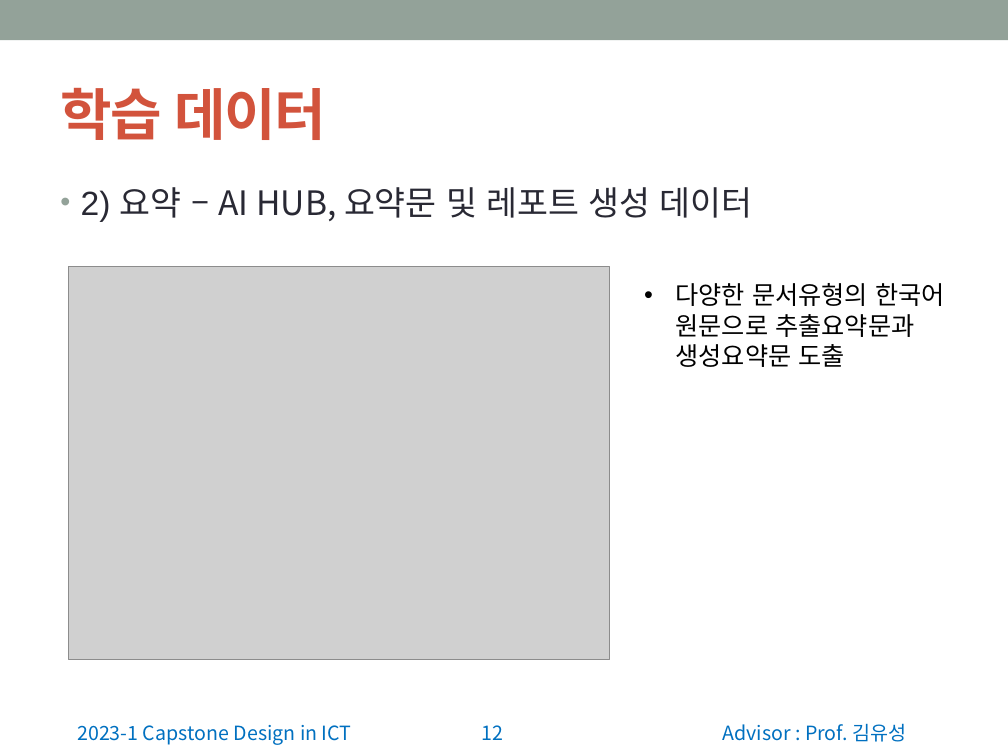
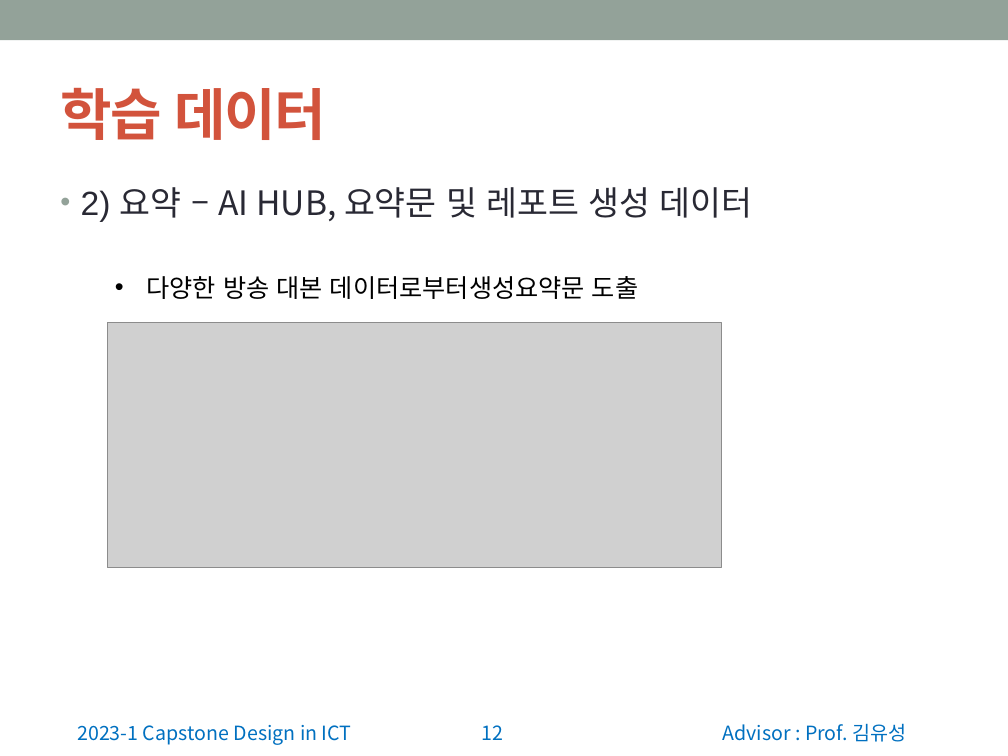
Before and after one commit to wonchul98/audio-to-summary, a slide deck: slide 12 of ppt/0403_2조_주제 발표.pptx. Drawn at 1008x756 pixels with LibreOffice and Linux fonts; fonts in the diff are those of the drawing; grey boxes stand for pictures. Boxes give left, top, right and bottom in pixels: in the first picture for what was removed or moved away, otherwise in the second. Text is boxed around its words. In the diff, an @@ line names an element or a change of style, - is before the commit and + after.

```diff
--- a/ppt/0403_2조_주제 발표.pptx
+++ b/ppt/0403_2조_주제 발표.pptx
@@ text at bbox=[146, 276, 638, 299]: text changed @@
-• 다양한 문서유형의 한국어 원문으로 추출요약문과 생성요약문 도출
+• 다양한 방송 대본 데이터로부터생성요약문 도출
@@ picture: place and size @@
-picture at bbox=[69, 266, 609, 659]
+picture at bbox=[107, 323, 721, 568]
```
Also in this commit, not shown: 3 other slides changed, 3 other files.
